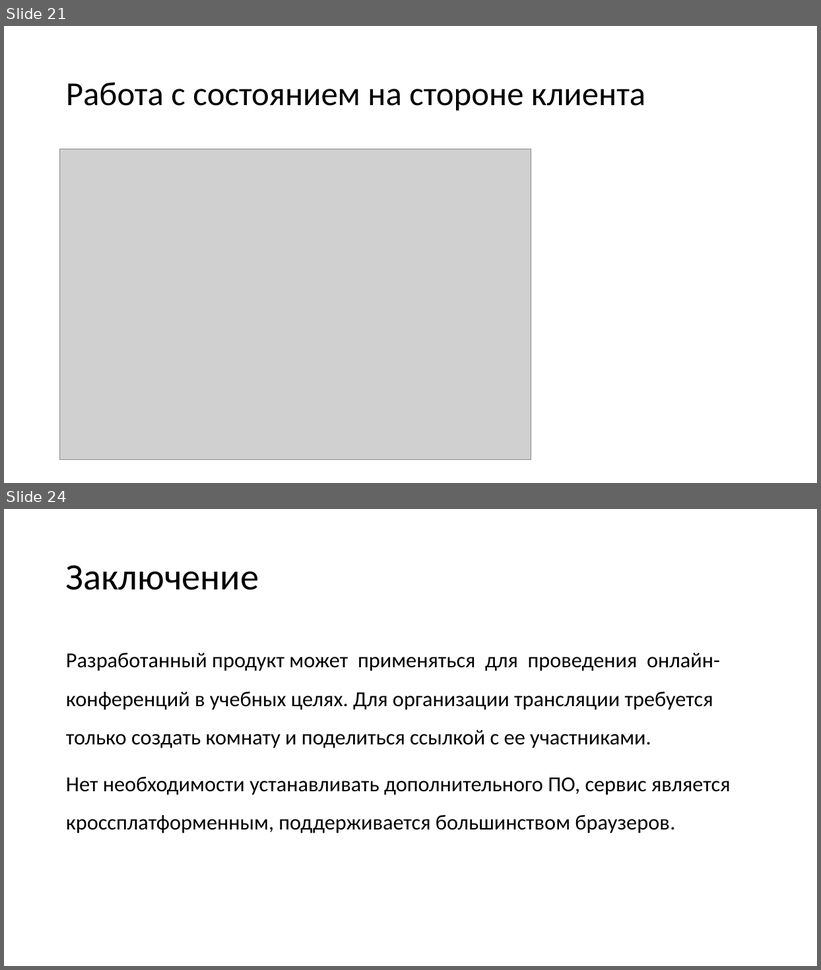
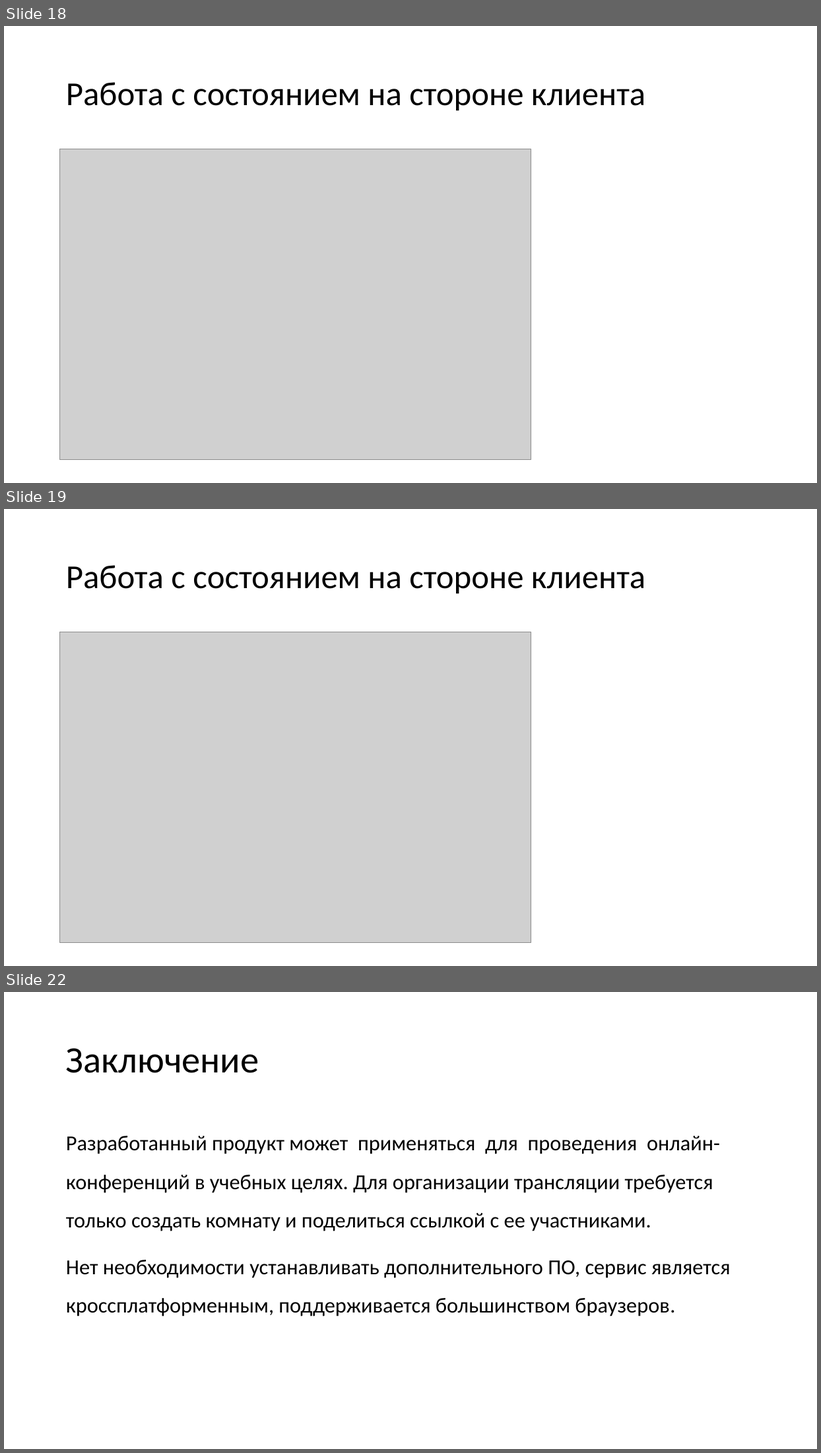
Before and after one commit to vladstarikov88/diploma, a slide deck: presentation.pptx. Shown one above the other, each under a label of ours: slides 21 and 24 before the commit, slides 18, 19 and 22 after it; the slides between them are not shown. The pictures are 821x970 and 821x1453 pixels, drawn with LibreOffice and Linux fonts; fonts in the diff are those of the drawing; grey boxes stand for pictures. Boxes give left, top, right and bottom in pixels: in the first picture for what was removed or moved away, otherwise in the second. Text is boxed around its words. In the diff, an @@ line names an element or a change of style, - is before the commit and + after.

```diff
--- a/presentation.pptx
+++ b/presentation.pptx
@@ slide 19 added at [4,509,817,966], background #FFFFFF @@
@@ title added at [66,565,646,594], 39.6 pt, text #000000 @@
+Работа с состоянием на стороне клиента
@@ picture added at [60,632,531,943] @@
@@ what was slide 21 is now slide 18 @@
@@ what was slide 24 is now slide 22 @@
```
Also in this commit, not shown: 2 slides changed, 5 other slides added, 8 slides removed, 2 other files.
